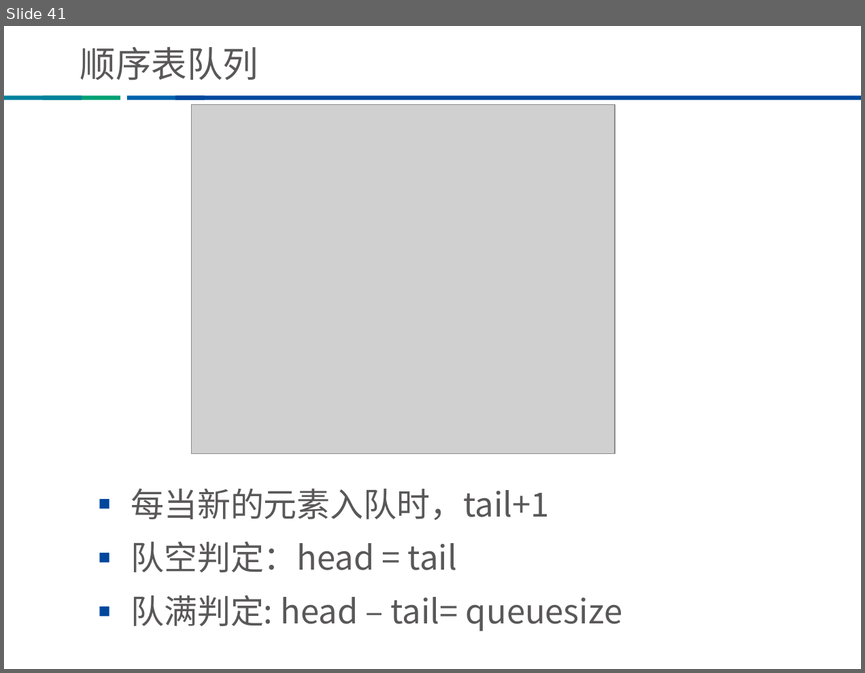
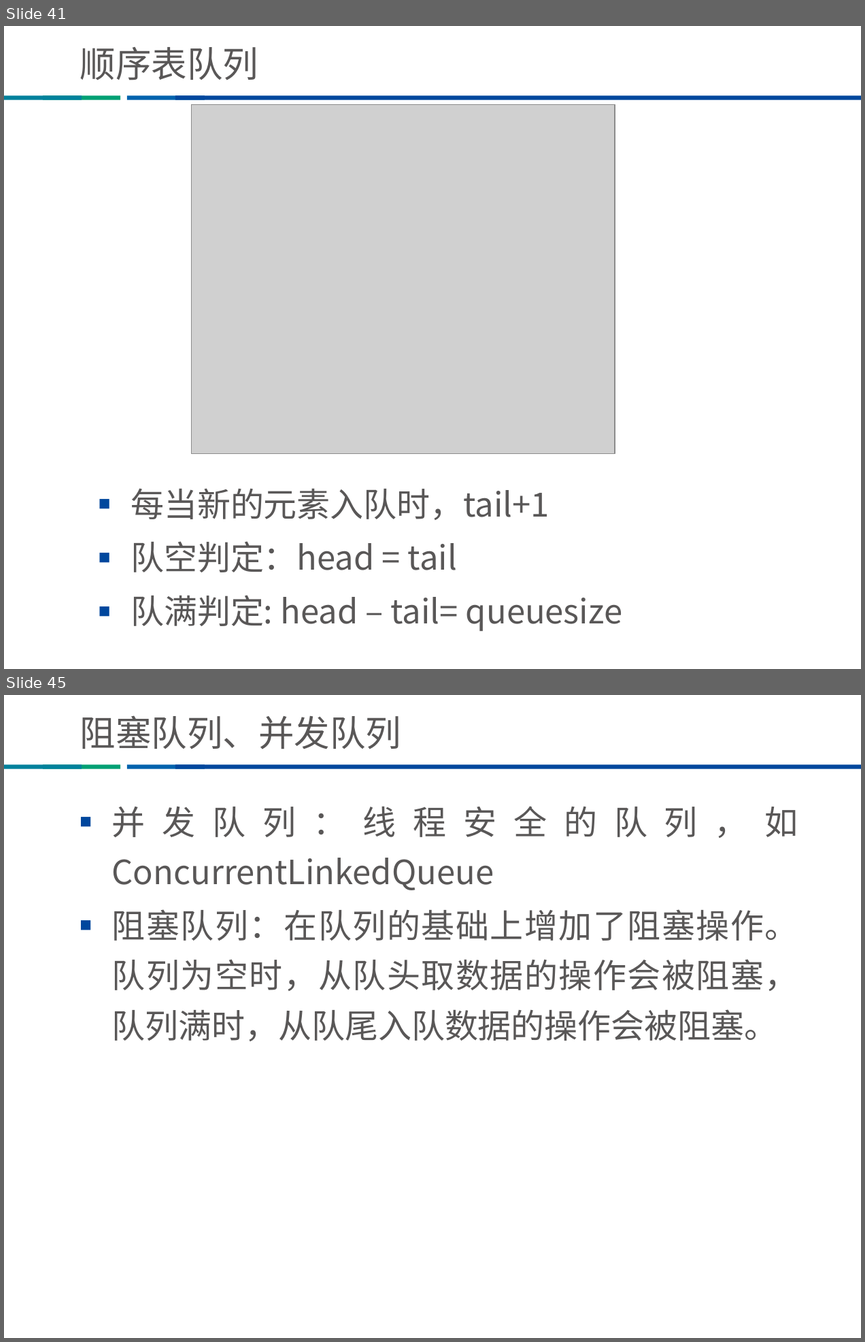
Before and after one commit to Tsaishichung/-, a slide deck: ppt/数据结构与算法分享/数据结构与算法（上）.ppt. Shown one above the other, each under a label of ours: slide 41 before the commit, slides 41 and 45 after it; the slides between them are not shown. The pictures are 865x673 and 865x1342 pixels, drawn with LibreOffice and Linux fonts; fonts in the diff are those of the drawing; grey boxes stand for pictures; background and template pictures are left out. Boxes give left, top, right and bottom in pixels: in the first picture for what was removed or moved away, otherwise in the second. Text is boxed around its words. In the diff, an @@ line names an element or a change of style, - is before the commit and + after.

Commit message:
更新数据结构与算法分享

```diff
--- a/ppt/数据结构与算法分享/数据结构与算法（上）.ppt
+++ b/ppt/数据结构与算法分享/数据结构与算法（上）.ppt
@@ slide 45 added at box(4, 695, 861, 1338), background #FFFFFF; not listed: 4 template elements that a slide beside it also shows @@
@@ title added at box(80, 715, 401, 749), 30 pt, text #595757 @@
+阻塞队列、并发队列
@@ text added at box(112, 806, 798, 1041), 28 pt, text #595757 @@
+■ 并发队列：线程安全的队列，如ConcurrentLinkedQueue
+■ 阻塞队列：在队列的基础上增加了阻塞操作。队列为空时，从队头取数据的操作会被阻塞，队列满时，从队尾入队数据的操作会被阻塞。
```
Also in this commit, not shown: 2 slides changed, 3 other slides added, 1 other file.
